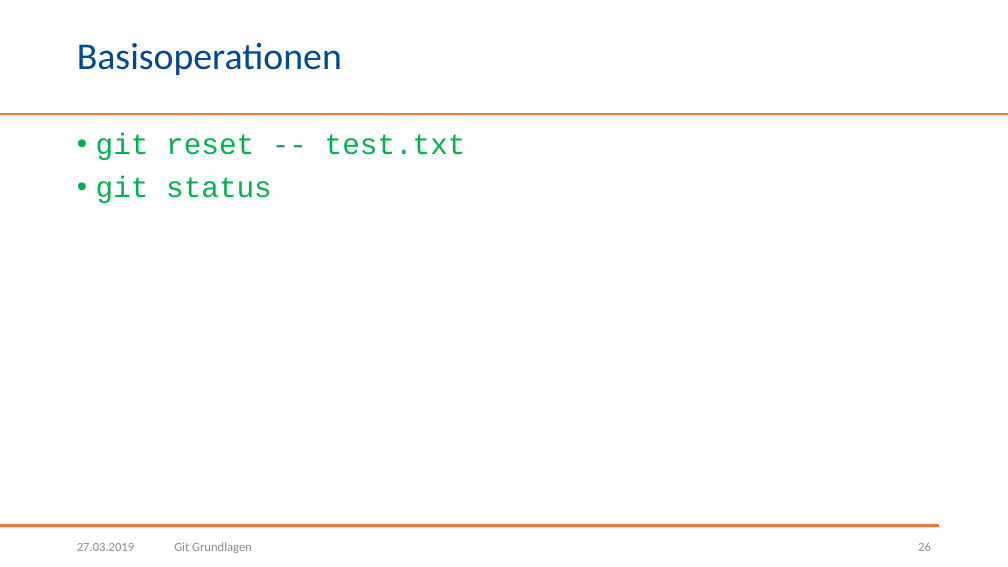
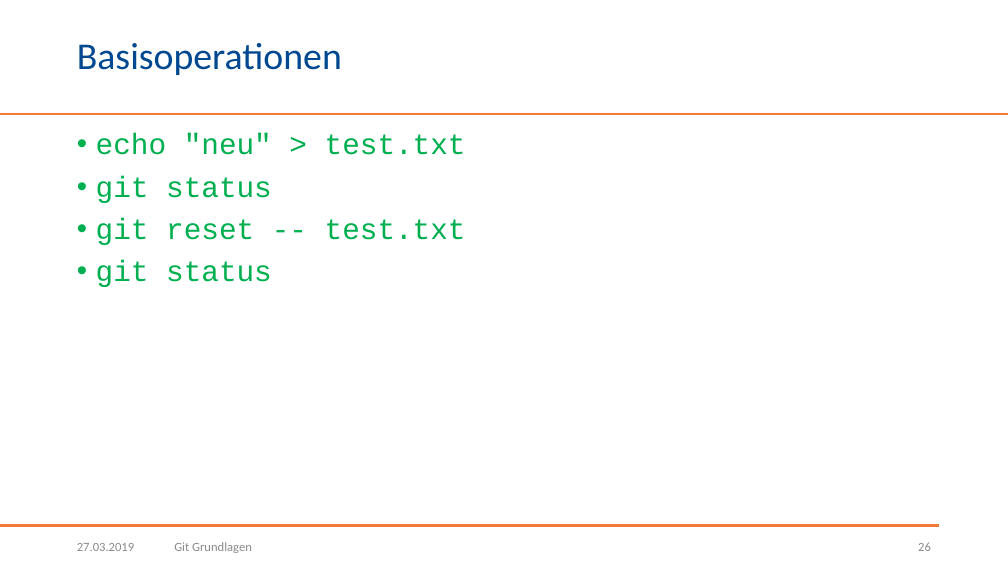
Before and after one commit to BogyMitutoyoCTL/Tetris-Preparation, a slide deck: slide 26 of Präsentationen/Git Grundlagen.pptx. Drawn at 1008x567 pixels with LibreOffice and Linux fonts; fonts in the diff are those of the drawing; background and template pictures are left out. Boxes give left, top, right and bottom in pixels: in the first picture for what was removed or moved away, otherwise in the second. Text is boxed around its words. In the diff, an @@ line names an element or a change of style, - is before the commit and + after.

```diff
--- a/Präsentationen/Git Grundlagen.pptx
+++ b/Präsentationen/Git Grundlagen.pptx
@@ text at box(96, 133, 466, 203): paragraphs added @@
+• echo "neu" > test.txt
+• git status
```
Also in this commit, not shown: 5 other slides changed.
